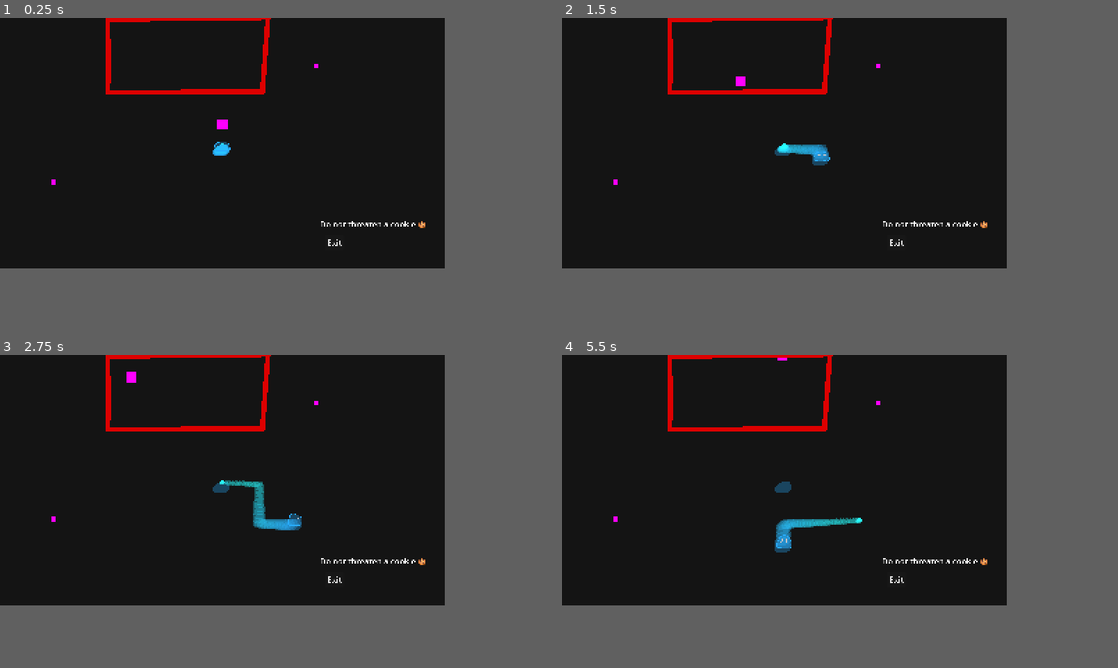
Above: before the commit, frames 1-4 (two rows, left to right).
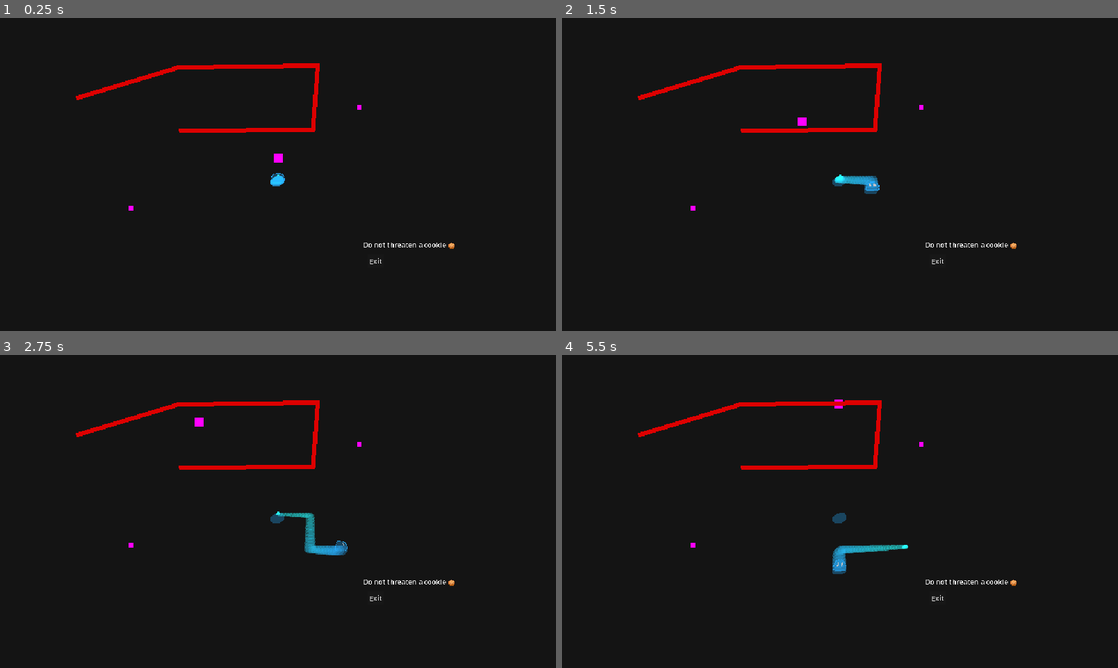
Above: after the commit, the same moments.

Repository: cukeds/CGJ25_CookieD_Phlip45
Game: Godot game, scene res://main.tscn
The game is run twice, just before and just after one commit, with the same random seed, the same clock (stepped at 60 frames per second) and the same inputs.
Inputs:
- Up to frame 1 (0.25 s): no input
- Up to frame 2 (1.5 s): hold Right (ui_right) 0.53-1.28 s; hold Down (ui_down) from 1.28 s (still down)
- Up to frame 3 (2.75 s): release Down (ui_down) at 2.03 s; hold Right (ui_right) from 2.03 s (still down)
- Up to frame 4 (5.5 s): release Right (ui_right) at 2.78 s; hold Q (speed_up) 2.78-3.53 s; hold Left (ui_left) 3.53-5.03 s; hold Down (ui_down) from 5.03 s (still down)
In our replay, the window is 640x360 before the commit and 800x450 after it. These sizes can differ from the game's own. Grey fills any space a smaller window leaves; there, only what the larger window draws over its background counts as a difference.

The runs differ from the first frame. In frame 1, 2.9% of the frame differs, in the area x 9-82%, y 0-79%; in frame 2, 3.3%; in frame 3, 3.9%; in frame 4, 3.7%.

Commit message:
Fixed off by one error in pathing

Diff:
--- a/cgj25/Enemy.gd
+++ b/cgj25/Enemy.gd
@@ -49,7 +49,7 @@
 			current_target = (current_target + 1) % patrol_route_points.size()
 			if current_target == 0 && !patrol_route.closed:
 				reverse_route = !reverse_route
-				current_target = patrol_route_points.size() - 2
+				current_target = patrol_route_points.size() - 1
 
 		navigation_agent_2d.set_target_position(patrol_route_points[current_target])
 
--- a/cgj25/main.tscn
+++ b/cgj25/main.tscn
@@ -17,7 +17,7 @@
 [node name="Main" type="Node2D"]
 
 [node name="Camera2D" type="Camera2D" parent="."]
-zoom = Vector2(0.36, 0.36)
+zoom = Vector2(0.5, 0.5)
 
 [node name="NavigationRegion2D" type="NavigationRegion2D" parent="."]
 position = Vector2(1, -50)
@@ -51,8 +51,7 @@
 texture = SubResource("PlaceholderTexture2D_ua5xl")
 
 [node name="PatrolRoute" parent="." instance=ExtResource("3_qmb0j")]
-points = PackedVector2Array(-228, -149, -229, -247, 91, -251, 80, -103, -229, -101)
-closed = true
+points = PackedVector2Array(-465, -176, -229, -247, 91, -251, 80, -103, -229, -101)
 show_line = true
 
 [node name="Trail" parent="." node_paths=PackedStringArray("trail_leaver") instance=ExtResource("5_frjdt")]
--- a/cgj25/project.godot
+++ b/cgj25/project.godot
@@ -17,8 +17,8 @@
 
 [display]
 
-window/size/viewport_width=320
-window/size/viewport_height=180
+window/size/viewport_width=640
+window/size/viewport_height=360
 window/size/window_width_override=1280
 window/size/window_height_override=720
 window/stretch/mode="viewport"
